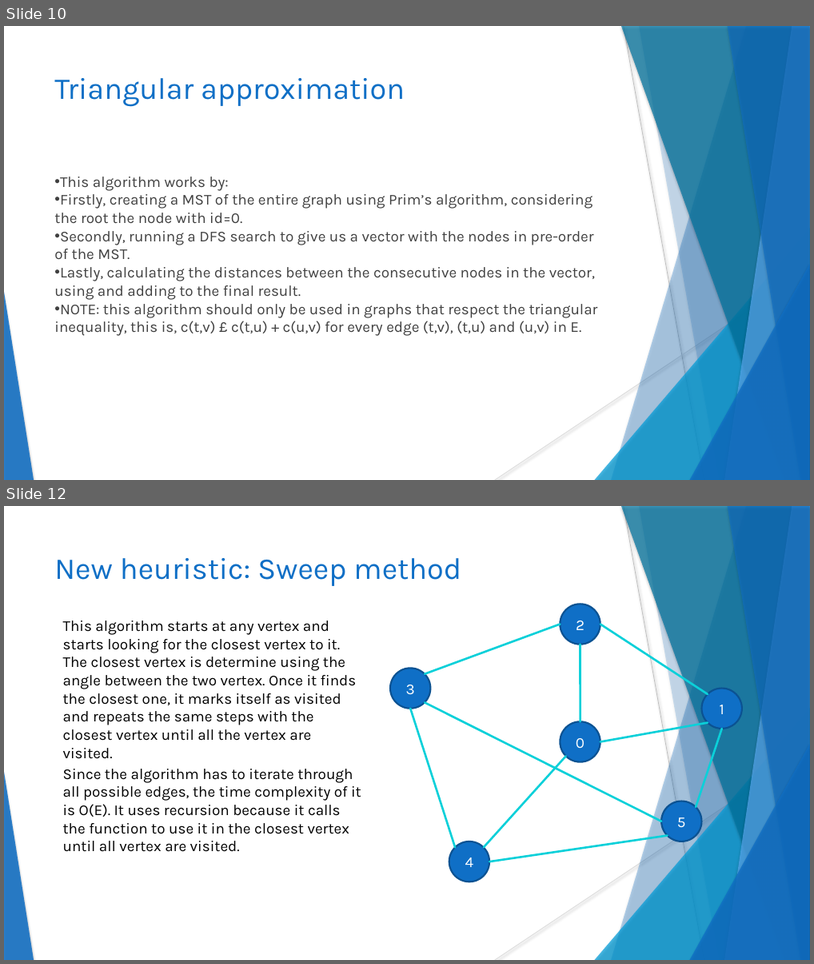
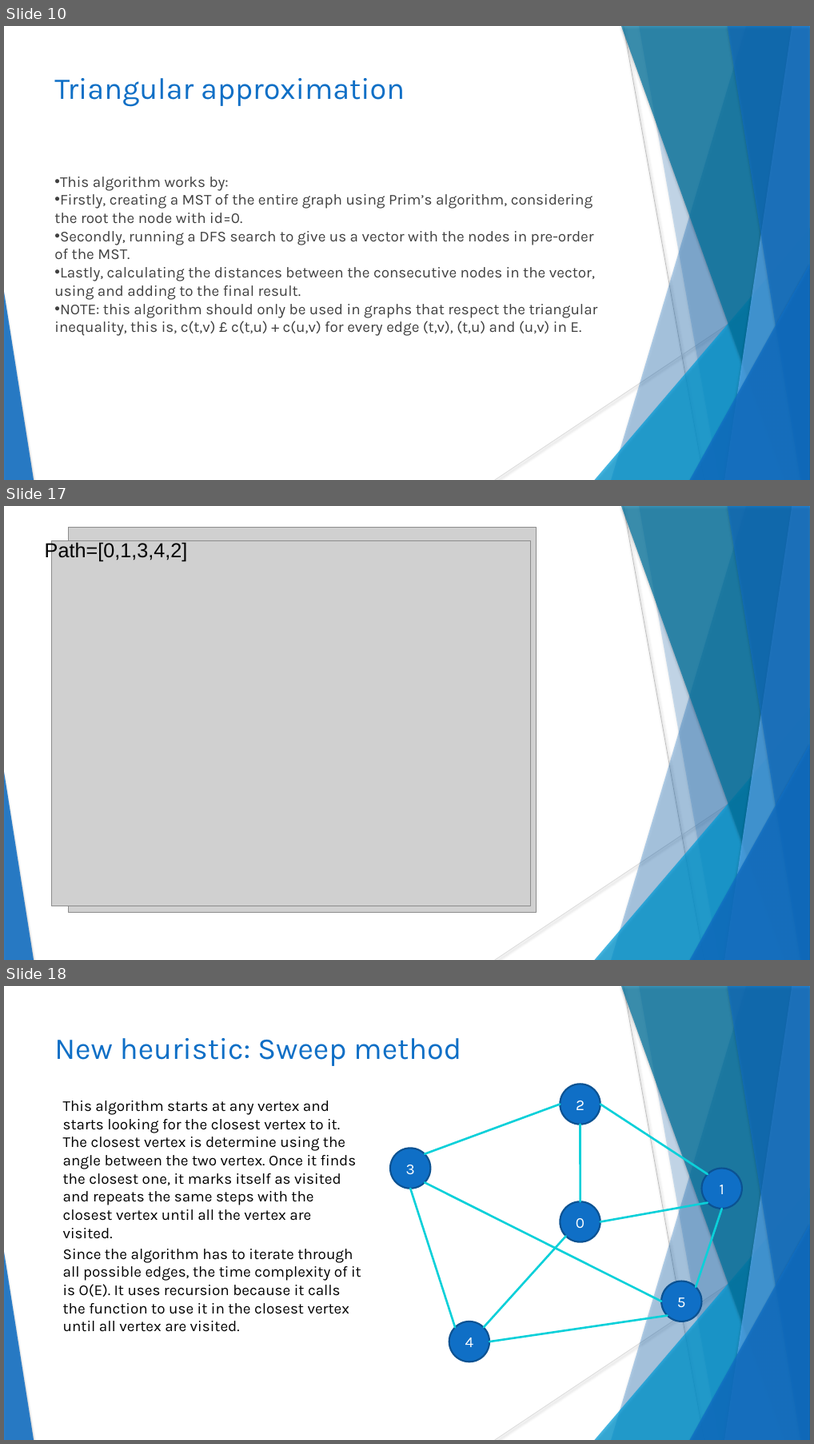
Before and after one commit to Spleentery/DA_TSP_Project-2, a slide deck: docs/Project 2.pptx. Shown one above the other, each under a label of ours: slides 10 and 12 before the commit, slides 10, 17 and 18 after it; the slides between them are not shown. The pictures are 814x964 and 814x1444 pixels, drawn with LibreOffice and Linux fonts; fonts in the diff are those of the drawing; grey boxes stand for pictures. Boxes give left, top, right and bottom in pixels: in the first picture for what was removed or moved away, otherwise in the second. Text is boxed around its words. In the diff, an @@ line names an element or a change of style, - is before the commit and + after.

```diff
--- a/docs/Project 2.pptx
+++ b/docs/Project 2.pptx
@@ slide 17 added at (x1=4, y1=506, x2=810, y2=960), background #FFFFFF; not listed: 10 template elements that a slide beside it also shows @@
@@ picture added at (x1=68, y1=527, x2=536, y2=912) @@
@@ text added at (x1=45, y1=540, x2=188, y2=561), 24 pt, text #000000 @@
+Path=[0,1,3,4,2]
@@ picture added at (x1=52, y1=541, x2=531, y2=906) @@
@@ what was slide 12 is now slide 18 @@
```
Also in this commit, not shown: 2 slides changed, 6 other slides added.
